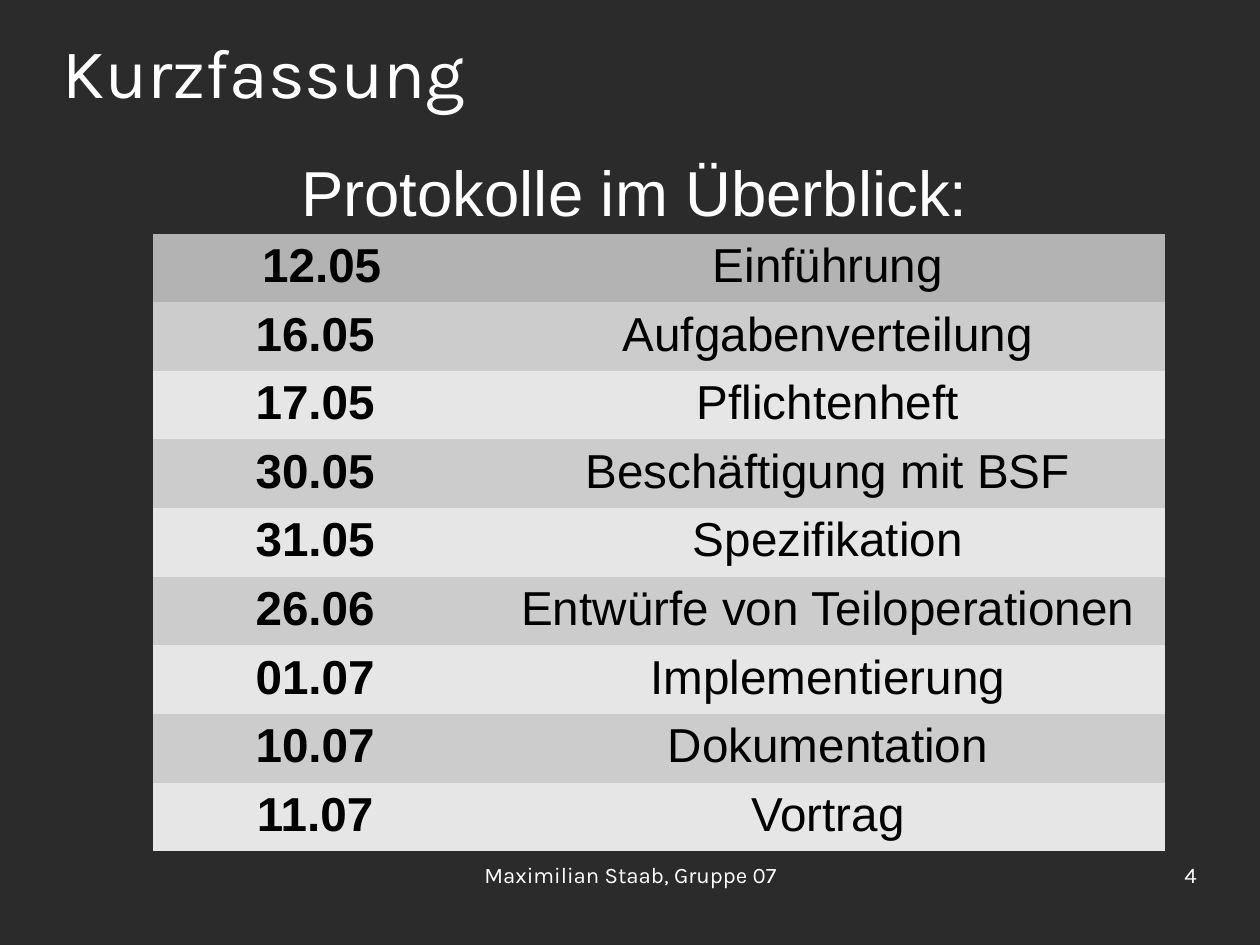
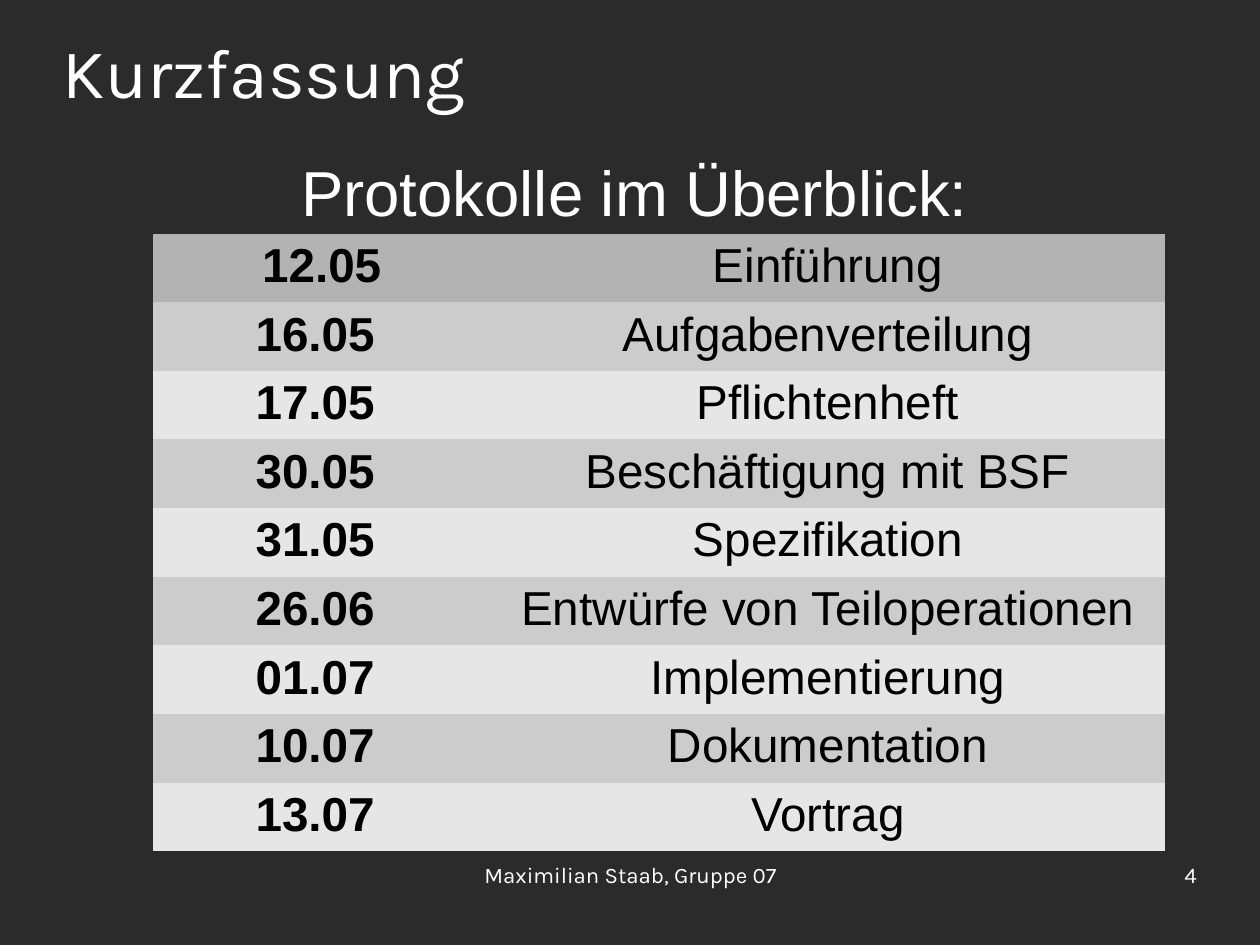
Before and after one commit to OrestTa/etip, a slide deck: slide 4 of Projekt2/Protokolle/verlauf2.odp. Drawn at 1260x945 pixels with LibreOffice and Linux fonts; fonts in the diff are those of the drawing; background and template pictures are left out; a plain dark background stands for a picture behind light text. Boxes give left, top, right and bottom in pixels: in the first picture for what was removed or moved away, otherwise in the second. Text is boxed around its words. In the diff, an @@ line names an element or a change of style, - is before the commit and + after.

```diff
--- a/Projekt2/Protokolle/verlauf2.odp
+++ b/Projekt2/Protokolle/verlauf2.odp
@@ table at (153,233,1165,844) @@
-row 9, column 1: 11.07
+row 9, column 1: 13.07
```
Also in this commit, not shown: 1 other slide changed.
